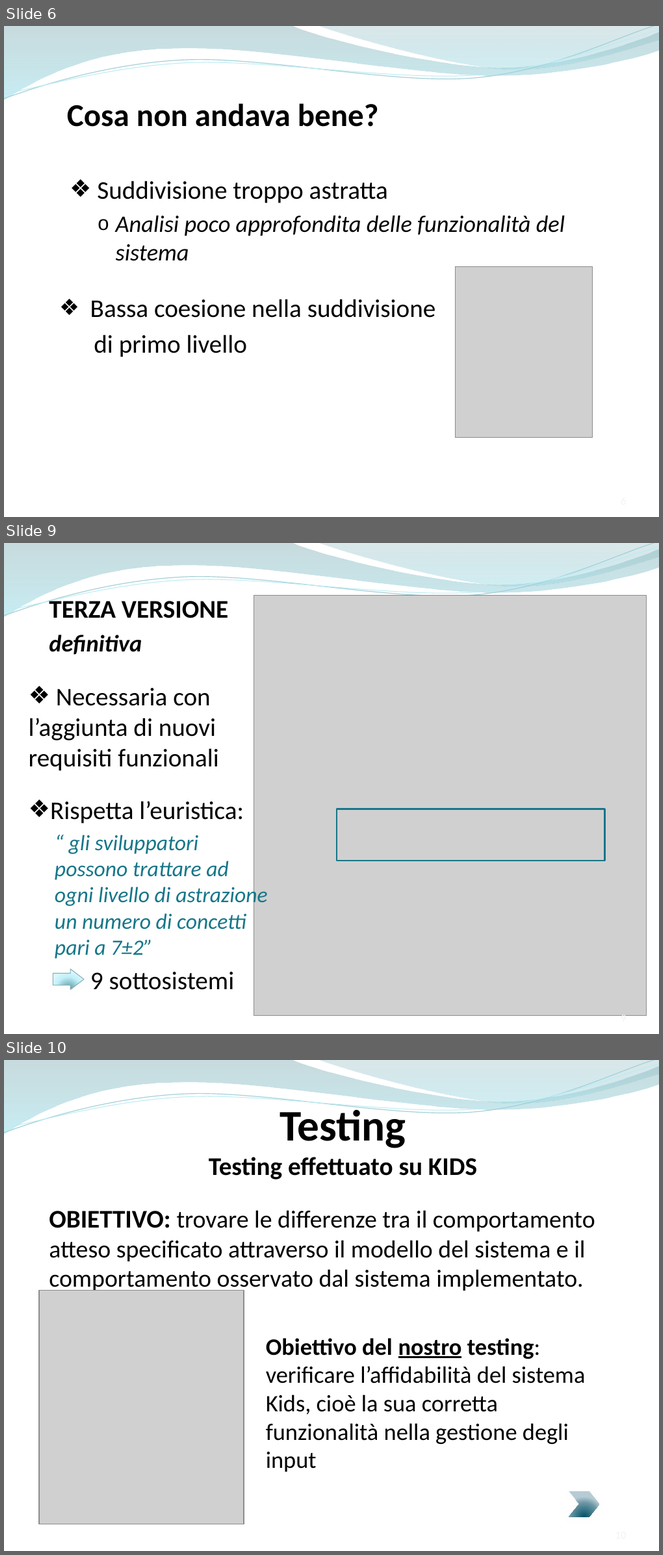
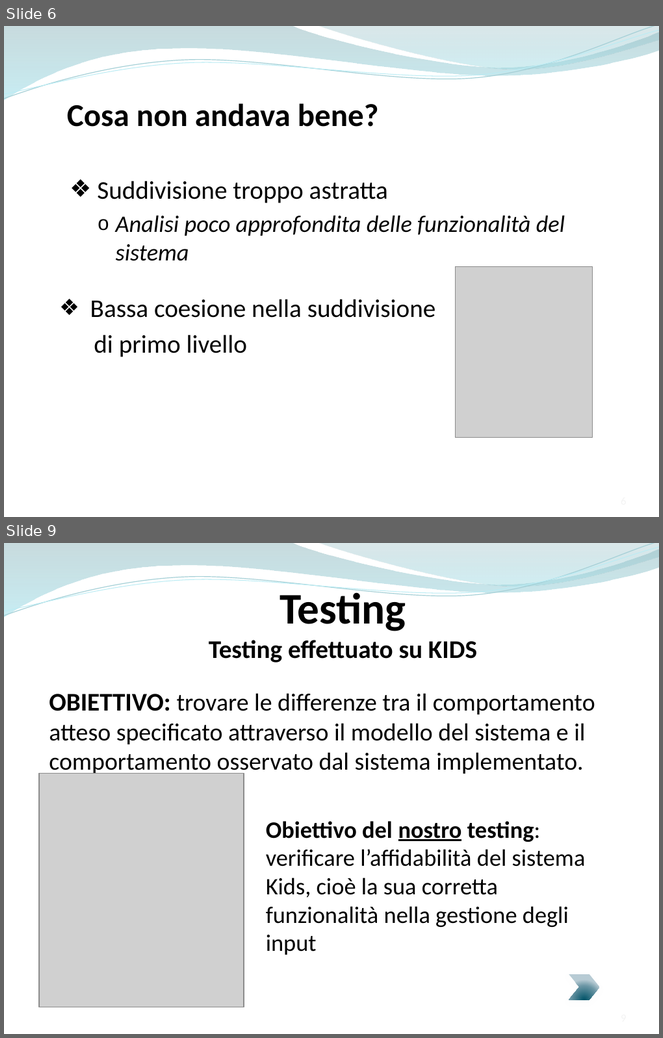
Before and after one commit to ammirate/at-silo, a slide deck: Presentazione/Atsilo2/Ferrara/Ferrara_M_PresentazioneFinale.pptx. Shown one above the other, each under a label of ours: slides 6, 9 and 10 before the commit, slides 6 and 9 after it; the slides between them are not shown. The pictures are 663x1555 and 663x1038 pixels, drawn with LibreOffice and Linux fonts; fonts in the diff are those of the drawing; grey boxes stand for pictures. Boxes give left, top, right and bottom in pixels: in the first picture for what was removed or moved away, otherwise in the second. Text is boxed around its words. In the diff, an @@ line names an element or a change of style, - is before the commit and + after.

```diff
--- a/Presentazione/Atsilo2/Ferrara/Ferrara_M_PresentazioneFinale.pptx
+++ b/Presentazione/Atsilo2/Ferrara/Ferrara_M_PresentazioneFinale.pptx
@@ slide 9 removed at [4, 543, 659, 1034], background #FFFFFF; not listed: 4 template elements that a slide beside it also shows @@
@@ text removed at [49, 596, 228, 655] @@
-TERZA VERSIONE
-definitiva
@@ picture removed at [254, 595, 646, 1016] @@
@@ text removed at [29, 688, 218, 771] @@
-❖ Necessaria con l’aggiunta di nuovi requisiti funzionali
@@ text removed at [50, 801, 267, 959] @@
-❖ Rispetta l’euristica:
-  “ gli sviluppatori possono trattare ad ogni livello di astrazione un numero di concetti pari a 7±2”
@@ rectangle removed at [337, 809, 605, 861] @@
@@ right arrow removed at [53, 969, 84, 990] @@
@@ text removed at [90, 972, 235, 990] @@
-9 sottosistemi
@@ page number removed at [621, 1014, 626, 1016] @@
-9
@@ what was slide 10 is now slide 9 @@
```
Also in this commit, not shown: 5 slides changed, 1 other slide removed.
